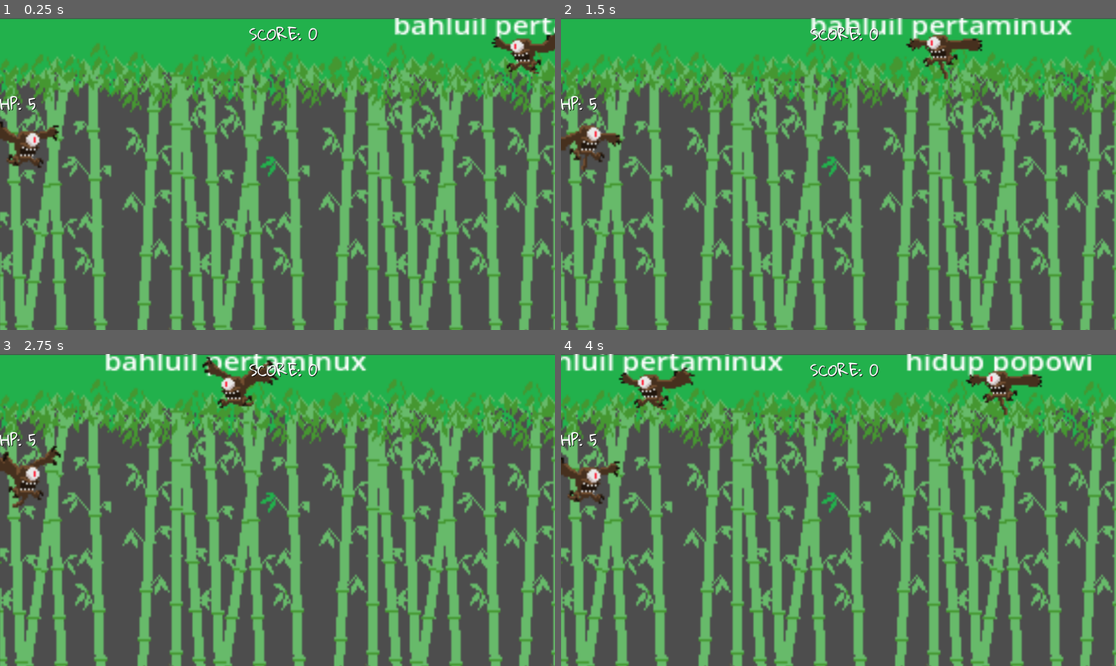
Above: before the commit, frames 1-4 (two rows, left to right).
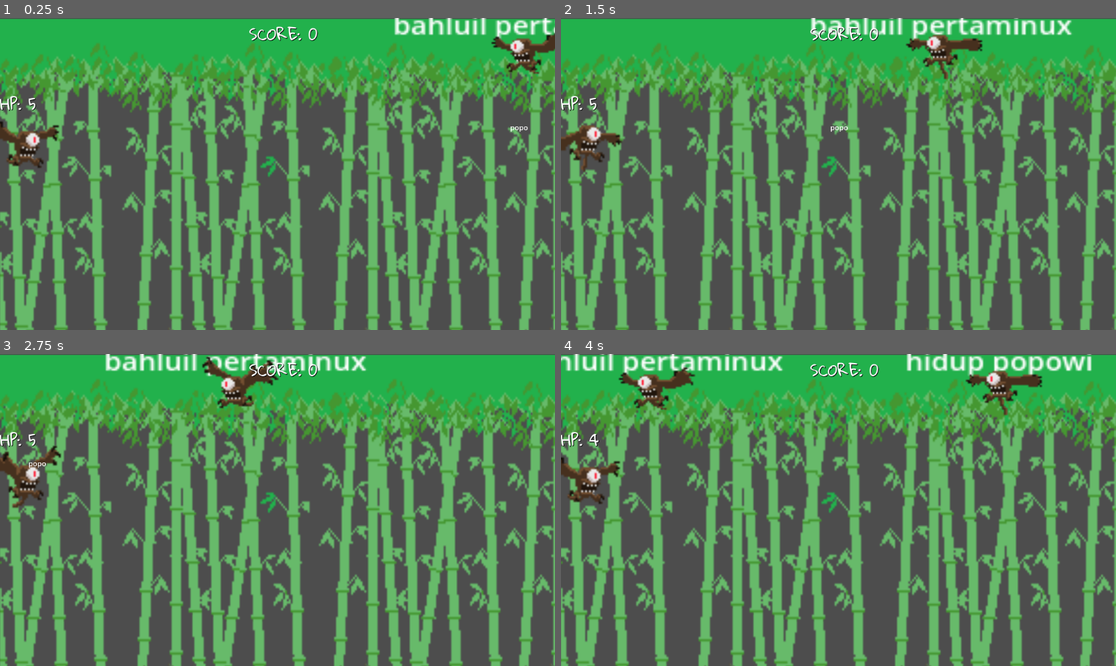
Above: after the commit, the same moments.

Repository: awanswangd/Bahana-Bani
Game: Godot game, scene res://main.tscn
The game is run twice, just before and just after one commit, with the same random seed, the same clock (stepped at 60 frames per second) and the same inputs.
Inputs:
- Up to frame 1 (0.25 s): no input
- Up to frame 2 (1.5 s): tap Enter at 0.5 s
- Up to frame 3 (2.75 s): no input
- Up to frame 4 (4 s): no input

The runs differ from the first frame. In frame 1, less than 0.1% of the frame differs, in the area x 91-96%, y 34-37%; in frame 2, less than 0.1%; in frame 3, less than 0.1%; in frame 4, less than 0.1%, in the area x 5-7%, y 25-30%.

Commit message:
Adding projectile functionality and integrate into gameplay; refactor enemy handling (projectile still hasn't have sprite2D but working properly)

Diff:
--- a/mekanik-awal/enemy.tscn
+++ b/mekanik-awal/enemy.tscn
@@ -70,10 +70,8 @@
 [sub_resource type="CircleShape2D" id="CircleShape2D_4gyqm"]
 radius = 17.3183
 
-[node name="enemy" type="Sprite2D"]
+[node name="enemy" type="Node2D"]
 scale = Vector2(3.93437, 3.65083)
-flip_h = true
-hframes = 8
 script = ExtResource("2_qi2p4")
 
 [node name="RichTextLabel" type="RichTextLabel" parent="."]
--- a/mekanik-awal/main.gd
+++ b/mekanik-awal/main.gd
@@ -1,10 +1,11 @@
 extends Node2D
 
 var Enemy = preload("res://enemy.tscn")
+var Projectile = preload("res://projectile.tscn")
+
 var score: int = 0
 var max_hp: int = 5
 var hp: int = max_hp
-
 enum GameState { PLAYING, GAME_OVER }
 var game_state: GameState = GameState.PLAYING
 var restart_phrase := "hidup lagi"
@@ -16,6 +17,7 @@
 @onready var spawn_timer = $SpawnTimer
 @onready var enemy_container = $enemycontainer
 @onready var spawn_container = $SpawnContainer
+@onready var projectile_container = $ProjectileContainer
 
 var active_enemy = null
 var current_letter_index: int = -1
@@ -67,12 +69,29 @@
 
 func find_new_active_enemy(typed_character: String):
 	print("Searching for enemy starting with: '%s'" % typed_character)
+	for projectile in projectile_container.get_children():
+		var prompt = projectile.get_prompt()
+		print("Checking projectile with prompt: '%s'" % prompt)
+		if prompt.is_empty():
+			continue
+
+		var next_character = prompt.substr(0, 1).to_lower()
+		if next_character == typed_character:
+			print("Found projectile that starts with %s" % next_character)
+			active_enemy = projectile
+			current_letter_index = 1
+			active_enemy.set_next_character(current_letter_index)
+			return
+
 	for enemy in enemy_container.get_children():
 		var prompt = enemy.get_prompt()
 		print("Checking enemy with prompt: '%s'" % prompt)
+		if prompt.is_empty():
+			continue
+
 		var next_character = prompt.substr(0, 1).to_lower()
 		if next_character == typed_character:
-			print("found new enemy that start with %s" % next_character)
+			print("Found enemy that starts with %s" % next_character)
 			active_enemy = enemy
 			current_letter_index = 1
 			active_enemy.set_next_character(current_letter_index)
@@ -139,16 +158,28 @@
 	enemy_instance.set_prompt(word)
 
 func _on_player_line_area_entered(area: Area2D) -> void:
-	var enemy = area.get_parent()
-	if not enemy.is_in_group("enemy"):
+	var obj = area.get_parent()
+	if obj.is_in_group("enemy"):
+		hp -= 1
+		if hp < 0:
+			hp = 0
+		update_hp_display()
+		if obj == active_enemy:
+			active_enemy = null
+			current_letter_index = -1
+		obj.queue_free()
+		if hp == 0:
+			game_over()
 		return
-	hp -= 1
-	if hp < 0:
-		hp = 0
-	update_hp_display()
-	if enemy == active_enemy:
-		active_enemy = null
-		current_letter_index = -1
-	enemy.queue_free()
-	if hp == 0:
-		game_over()
+	if obj.is_in_group("projectile"):
+		hp -= 1
+		if hp < 0:
+			hp = 0
+		update_hp_display()
+		if obj == active_enemy:
+			active_enemy = null
+			current_letter_index = -1
+		obj.queue_free()
+		if hp == 0:
+			game_over()
+		return
--- a/mekanik-awal/main.tscn
+++ b/mekanik-awal/main.tscn
@@ -1,8 +1,9 @@
-[gd_scene load_steps=7 format=3 uid="uid://b4t1mwoac3b5s"]
+[gd_scene load_steps=8 format=3 uid="uid://b4t1mwoac3b5s"]
 
 [ext_resource type="Script" uid="uid://qijs1shf4r7t" path="res://main.gd" id="1_1bvp3"]
 [ext_resource type="Texture2D" uid="uid://cy0248sqhhl1c" path="res://BAMBOO FOREST_BG/3.png" id="1_ig7tw"]
 [ext_resource type="PackedScene" uid="uid://d1wfy42x057kh" path="res://player.tscn" id="3_1bvp3"]
+[ext_resource type="PackedScene" uid="uid://bbpuplgmdfmuy" path="res://projectile.tscn" id="4_7mycd"]
 [ext_resource type="FontFile" uid="uid://cbohj6gog6nmy" path="res://gloriahallelujah.ttf" id="4_lquwl"]
 
 [sub_resource type="StyleBoxFlat" id="StyleBoxFlat_1bvp3"]
@@ -21,6 +22,7 @@
 offset_bottom = 832.0
 texture = ExtResource("1_ig7tw")
 flip_h = true
+metadata/_edit_use_anchors_ = true
 
 [node name="Player" parent="." instance=ExtResource("3_1bvp3")]
 position = Vector2(34, 250)
@@ -46,6 +48,11 @@
 [node name="enemycontainer" type="Node2D" parent="."]
 position = Vector2(-8, 4)
 
+[node name="ProjectileContainer" type="Node2D" parent="."]
+position = Vector2(1176, 240)
+
+[node name="Projectile" parent="ProjectileContainer" instance=ExtResource("4_7mycd")]
+
 [node name="SpawnTimer" type="Timer" parent="."]
 wait_time = 3.0
 
@@ -65,6 +72,7 @@
 theme_override_fonts/font = ExtResource("4_lquwl")
 theme_override_font_sizes/font_size = 29
 text = "SCORE: 0"
+metadata/_edit_use_anchors_ = true
 
 [node name="HPLabel" type="Label" parent="CanvasLayer"]
 anchors_preset = 4
@@ -79,6 +87,7 @@
 theme_override_fonts/font = ExtResource("4_lquwl")
 theme_override_font_sizes/font_size = 29
 text = "HP :"
+metadata/_edit_use_anchors_ = true
 
 [node name="GameOverLabel" type="Label" parent="CanvasLayer"]
 visible = false
--- /dev/null
+++ b/mekanik-awal/projectile.gd
@@ -0,0 +1,47 @@
+extends Node2D
+
+@export var blue: Color = Color("#4682b4")
+@export var green: Color = Color("#639765")
+@export var red: Color = Color("#a65455")
+
+@export var speed: float = 400.0  # panah lebih cepat dari musuh biasa
+
+@onready var prompt: RichTextLabel = $RichTextLabel
+
+func _ready() -> void:
+	add_to_group("projectile")
+
+func _physics_process(delta: float) -> void:
+	# gerak ke kiri
+	global_position.x -= speed * delta
+
+	# optional: kalau sudah jauh banget, auto hilang
+	if global_position.x < -2000:
+		queue_free()
+
+func get_prompt() -> String:
+	return prompt.text
+
+func set_prompt(text: String) -> void:
+	prompt.text = text
+
+func set_next_character(next_character_index: int) -> void:
+	var text := prompt.text
+
+	var blue_text = get_bbcode_color_tag(blue) + text.substr(0, next_character_index) + get_bbcode_end_color_tag()
+	var green_text = ""
+	var red_text = ""
+
+	if next_character_index < text.length():
+		green_text = get_bbcode_color_tag(green) + text.substr(next_character_index, 1) + get_bbcode_end_color_tag()
+
+	if next_character_index + 1 < text.length():
+		red_text = get_bbcode_color_tag(red) + text.substr(next_character_index + 1) + get_bbcode_end_color_tag()
+
+	prompt.parse_bbcode(blue_text + green_text + red_text)
+
+func get_bbcode_color_tag(color: Color) -> String:
+	return "[color=#" + color.to_html(false) + "]"
+
+func get_bbcode_end_color_tag() -> String:
+	return "[/color]"
--- /dev/null
+++ b/mekanik-awal/projectile.tscn
@@ -0,0 +1,32 @@
+[gd_scene load_steps=3 format=3 uid="uid://bbpuplgmdfmuy"]
+
+[ext_resource type="Script" uid="uid://couduv1rtl83q" path="res://projectile.gd" id="1_a85iw"]
+
+[sub_resource type="RectangleShape2D" id="RectangleShape2D_akgne"]
+size = Vector2(35, 6)
+
+[node name="Projectile" type="Node2D"]
+script = ExtResource("1_a85iw")
+
+[node name="RichTextLabel" type="RichTextLabel" parent="."]
+clip_contents = false
+offset_left = -26.0
+offset_top = -24.0
+offset_right = 29.0
+offset_bottom = -4.0
+size_flags_horizontal = 3
+theme_override_font_sizes/mono_font_size = 5
+theme_override_font_sizes/normal_font_size = 15
+bbcode_enabled = true
+text = "popo"
+scroll_active = false
+autowrap_mode = 0
+horizontal_alignment = 1
+justification_flags = 131
+metadata/_edit_use_anchors_ = true
+
+[node name="Area2D" type="Area2D" parent="."]
+
+[node name="CollisionShape2D" type="CollisionShape2D" parent="Area2D"]
+position = Vector2(-0.5, 0)
+shape = SubResource("RectangleShape2D_akgne")
Not shown, added: mekanik-awal/projectile.gd.uid
